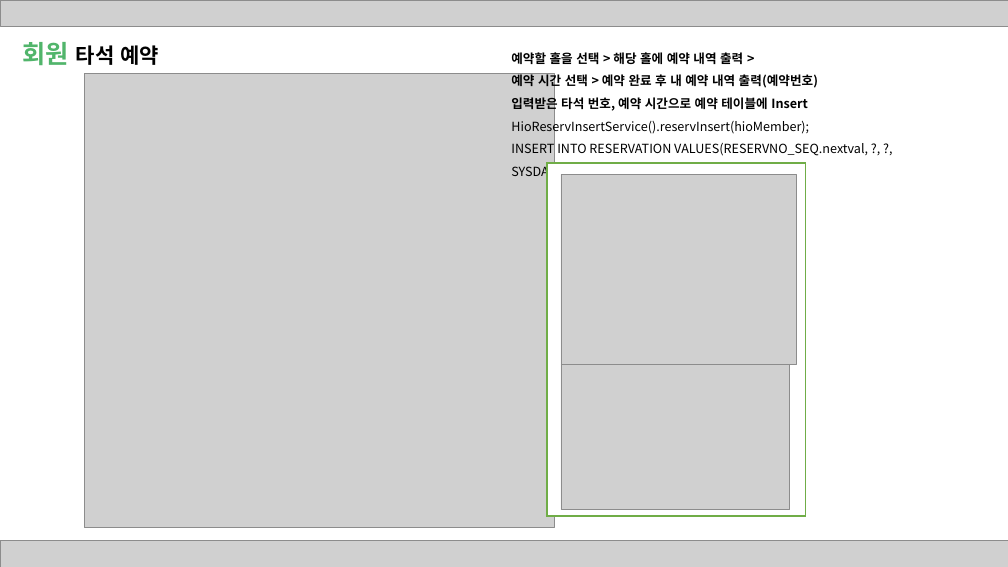
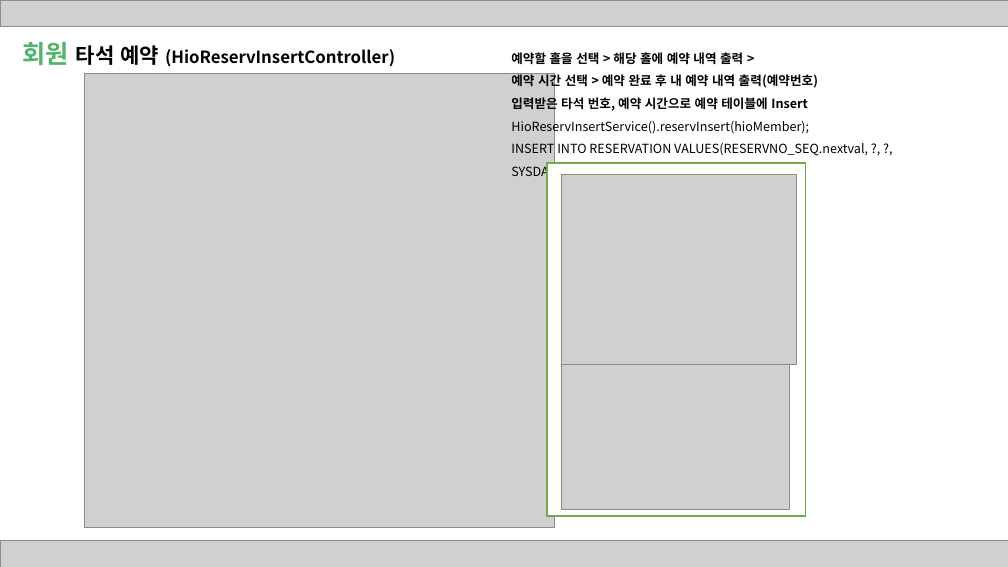
Before and after one commit to skjung1979/classproject, a slide deck: slide 11 of ppt/원팀 발표자료 20201027.pptx. Drawn at 1008x567 pixels with LibreOffice and Linux fonts; fonts in the diff are those of the drawing; grey boxes stand for pictures. Boxes give left, top, right and bottom in pixels: in the first picture for what was removed or moved away, otherwise in the second. Text is boxed around its words. In the diff, an @@ line names an element or a change of style, - is before the commit and + after.

```diff
--- a/ppt/원팀 발표자료 20201027.pptx
+++ b/ppt/원팀 발표자료 20201027.pptx
@@ text at bbox=[22, 42, 395, 67]: text changed; size 20 to 16 pt @@
-회원 타석 예약
+회원 타석 예약 (HioReservInsertController)
```
Also in this commit, not shown: 8 other slides changed.
